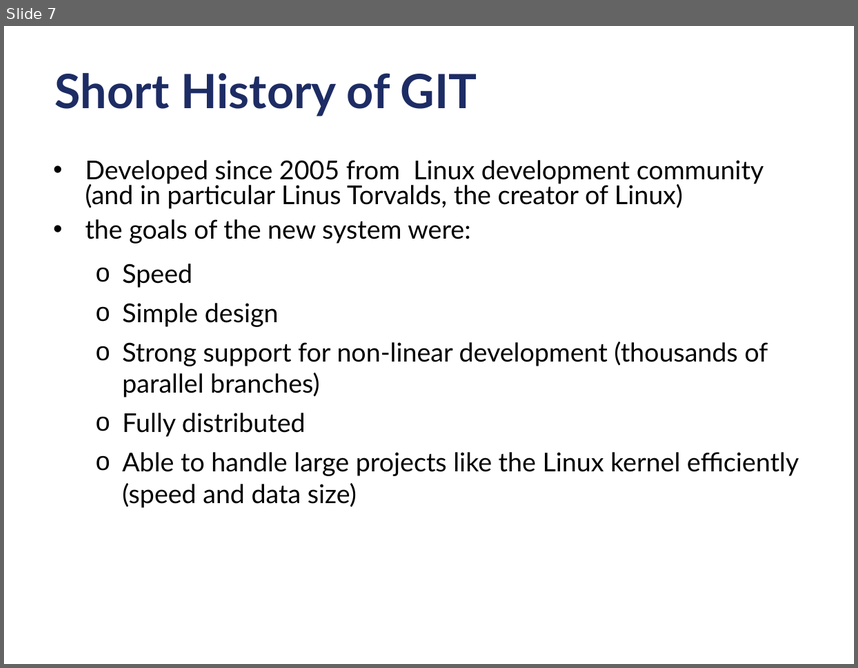
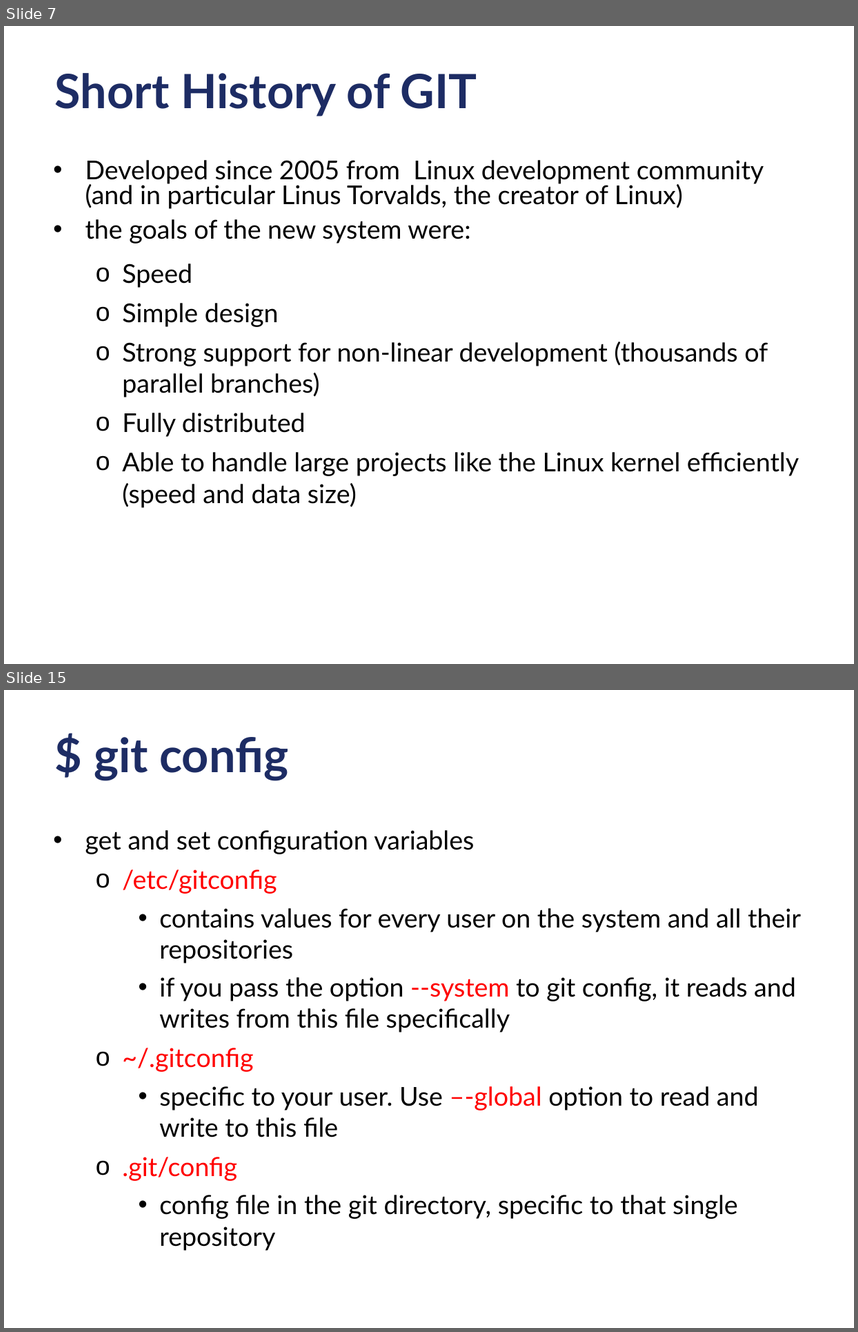
Before and after one commit to criluc/mini-git-tutorial, a slide deck: miniGitTutorial-12-2012.odp. Shown one above the other, each under a label of ours: slide 7 before the commit, slides 7 and 15 after it; the slides between them are not shown. The pictures are 858x668 and 858x1332 pixels, drawn with LibreOffice and Linux fonts; fonts in the diff are those of the drawing; background and template pictures are left out. Boxes give left, top, right and bottom in pixels: in the first picture for what was removed or moved away, otherwise in the second. Text is boxed around its words. In the diff, an @@ line names an element or a change of style, - is before the commit and + after.

Commit message:
Added parts from git states and area, installing, config,... to git remote

```diff
--- a/miniGitTutorial-12-2012.odp
+++ b/miniGitTutorial-12-2012.odp
@@ slide 15 added at bbox=[4, 690, 854, 1328], background #FFFFFF @@
@@ title added at bbox=[94, 737, 289, 781], 40 pt, text #1D2C64, bold @@
+$ git config
@@ text added at bbox=[85, 830, 801, 1250], 22 pt, text #000000 @@
+• get and set configuration variables
+  o /etc/gitconfig
+    • contains values for every user on the system and all their repositories
+    • if you pass the option --system to git config, it reads and writes from this file specifically
+  o ~/.gitconfig
+    • specific to your user. Use –-global option to read and write to this file
+  o .git/config
+    • config file in the git directory, specific to that single repository
```
Also in this commit, not shown: 5 slides changed, 19 other slides added.
